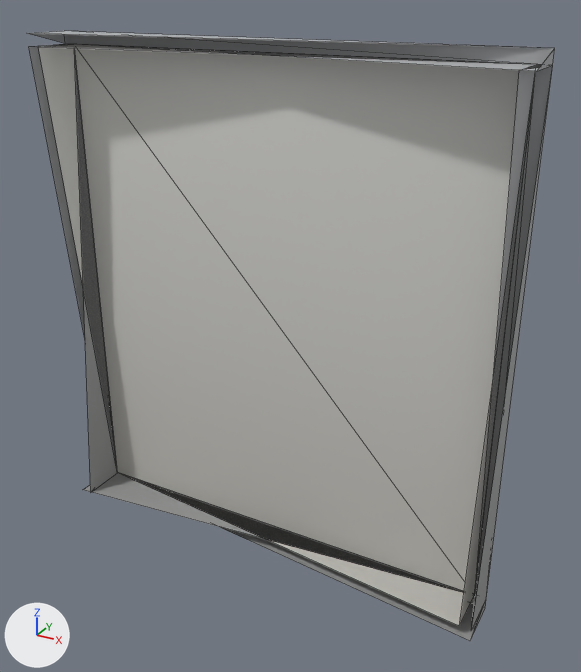
The glTF model models/kit/leadWall_steel_meshin.glb: old version first, new version second.
Camera for both pictures: a 50 mm lens placed at (1.55, -2.58, 2.38), pointed at (0.11, 0.04, 1.07). The axes (+X, +Y, +Z) are drawn at lower left. The lights are the same throughout. The older version comes first. Mesh edges are drawn as thin lines. Vertices at exactly the same position are counted once.

In view in the first picture: 'leadWall_steel_meshin'.
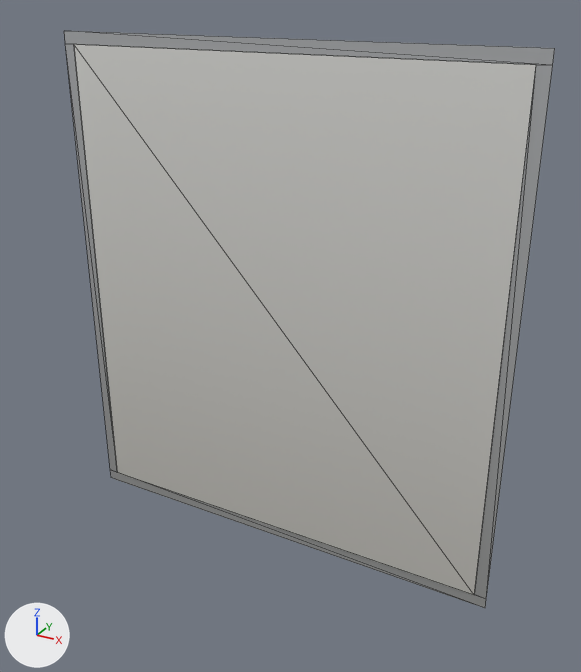
Where the change shows, as pixel boxes [x1, y1, x2, y2] in the pictures (581 x 672 px):
'leadWall_steel_meshin', reshaped (7% narrower)
    before: [27, 31, 555, 641]
    after: [64, 31, 555, 608]
part 1 of me_base, deleted
    before: [27, 31, 555, 641]

Patch to the scene script:
```diff
--- a/models/kit/leadWall_steel_meshin.glb.py
+++ b/models/kit/leadWall_steel_meshin.glb.py
@@ me_base @@
 # used by ob_leadwall_steel_meshin; location = (0.0, 0.0, 0.0)
-me_base.from_pydata(...)  # 30 vertices, 30 faces; spans x -1.0..1.0, y -0.1..0.1, z 0.0..2.2
+me_base.from_pydata(...)  # 20 vertices, 10 faces; spans x -1.0..1.0, y 0.1, z 0.0..2.2
+# me_base part 1
+# 10 vertices are removed from x -1.0..1.0, y -0.1, z 0.0..2.2
+# 20 faces are deleted
 me_base.materials.append(mat_clad)
```
